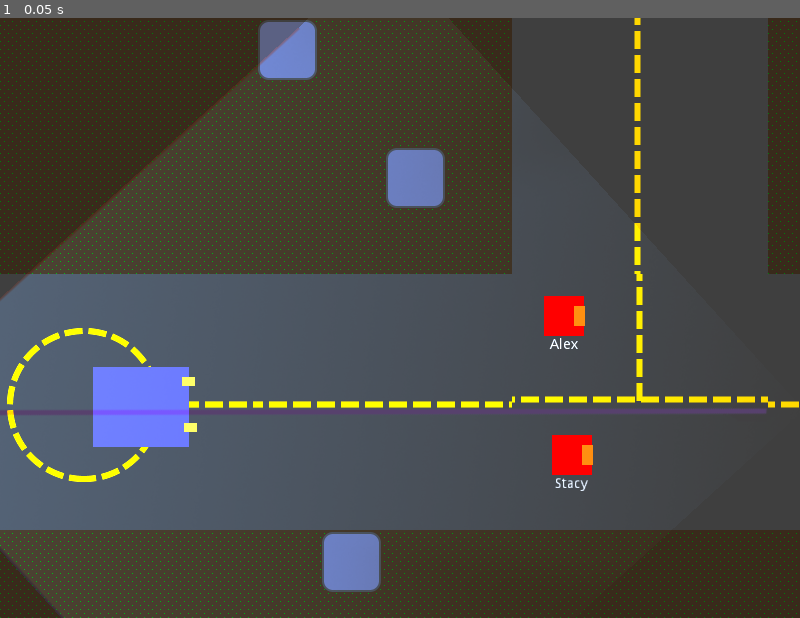
Above: before the commit, frame 1.
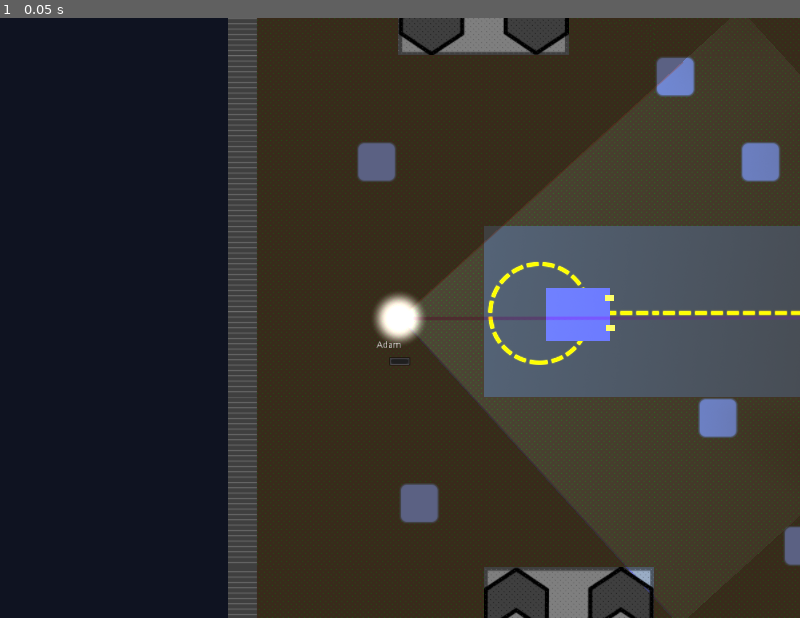
Above: after the commit, the same moment.

Repository: FugitiveTheGame/Fugitive
Game: Godot game, scene res://maps/map_00/Map_00_dev.tscn
Two runs of this game, one before a commit and one after it. Both use one fixed random seed, a clock stepped at 60 frames per second and the inputs below. This scene is started directly instead of the project's main scene.
Inputs:
- Up to frame 1 (0.05 s): no input

The runs differ from the first frame. In frame 1, 74% of the frame differs, in the area x 0-100%, y 0-100%.
Error before the commit: Parse Error: The identifier "winZone" isn't declared in the current scope. (res://actors/seeker/Seeker.gd:27)
Error after the commit: Assertion failed. (res://maps/map_00/Map_00_dev.gd:26)

Commit message:
Fix the last cock-up

Diff:
--- a/actors/seeker/Seeker.gd
+++ b/actors/seeker/Seeker.gd
@@ -24,7 +24,7 @@
 
 func is_in_winzone(hider) -> bool:
 	for zone in win_zones:
-		if winZone.overlaps_body(hider):
+		if zone.overlaps_body(hider):
 			return true
 	return false
 
